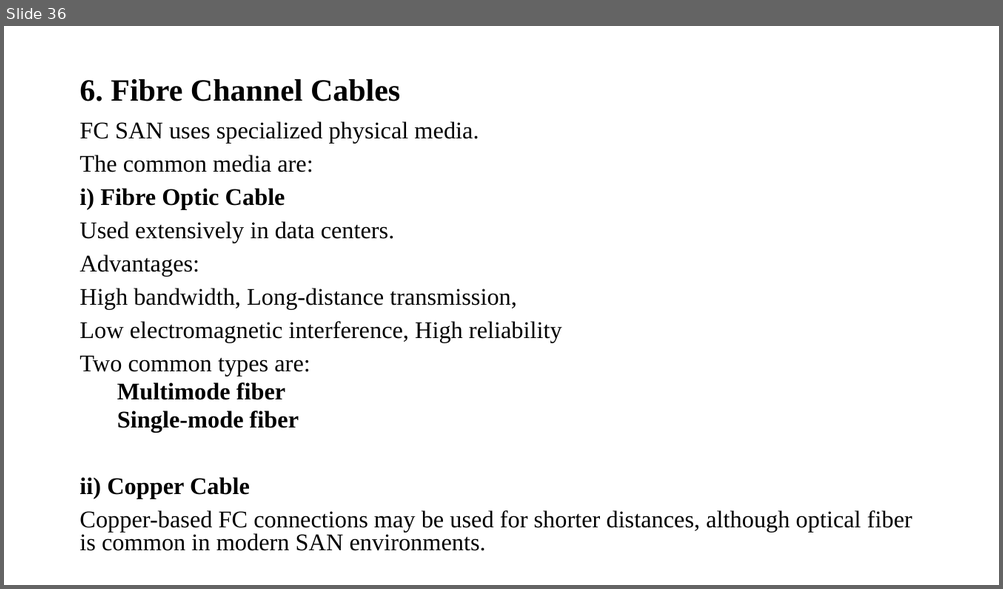
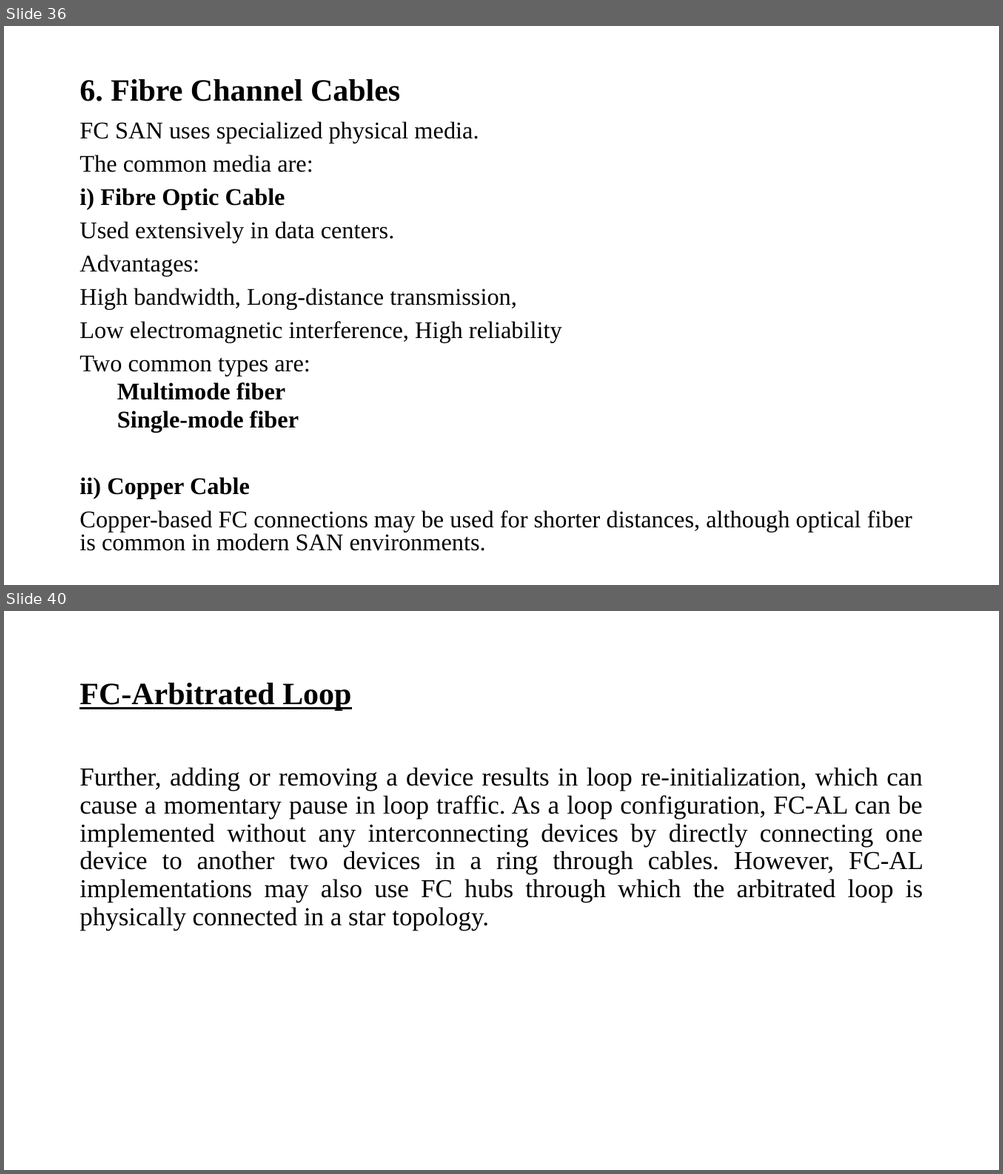
Before and after one commit to kittyboy06/Clg, a slide deck: 5th Sem/Storage Tech/UNIT 3.pptx. Shown one above the other, each under a label of ours: slide 36 before the commit, slides 36 and 40 after it; the slides between them are not shown. The pictures are 1003x589 and 1003x1174 pixels, drawn with LibreOffice and Linux fonts; fonts in the diff are those of the drawing. Boxes give left, top, right and bottom in pixels: in the first picture for what was removed or moved away, otherwise in the second. Text is boxed around its words. In the diff, an @@ line names an element or a change of style, - is before the commit and + after.

```diff
--- a/5th Sem/Storage Tech/UNIT 3.pptx
+++ b/5th Sem/Storage Tech/UNIT 3.pptx
@@ slide 40 added at (4,611,999,1170), background #FFFFFF @@
@@ title added at (79,683,351,710), 30 pt, text #000000, bold, underline @@
+FC-Arbitrated Loop
@@ text added at (79,767,923,931), 25 pt, text #000000 @@
+Further, adding or removing a device results in loop re-initialization, which can cause a momentary pause in loop traffic. As a loop configuration, FC-AL can be implemented without any interconnecting devices by directly connecting one device to another two devices in a ring through cables. However, FC-AL implementations may also use FC hubs through which the arbitrated loop is physically connected in a star topology.
```
Also in this commit, not shown: 12 slides changed, 46 other slides added, 21 other files.
